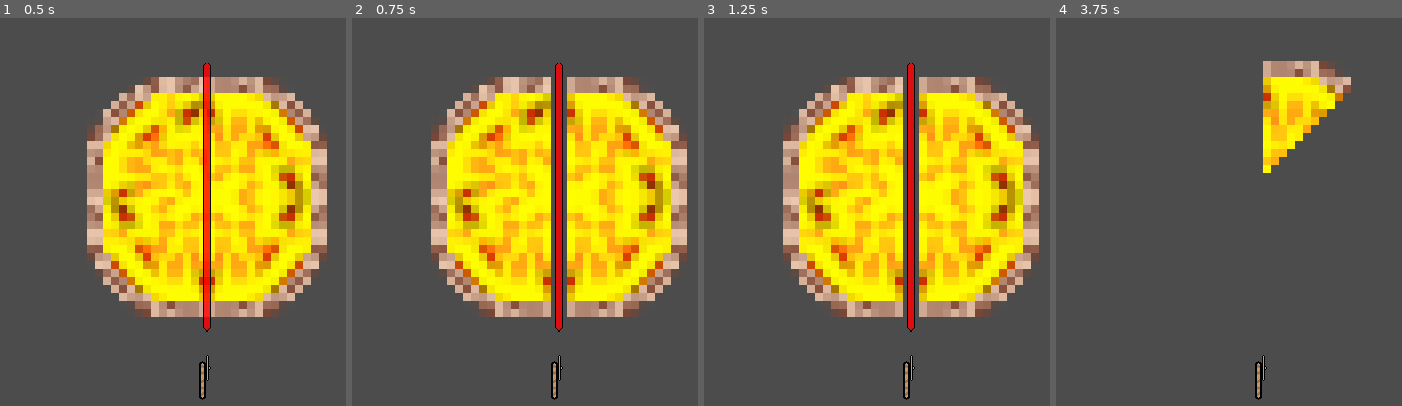
Above: before the commit, frames 1-4 (left to right).
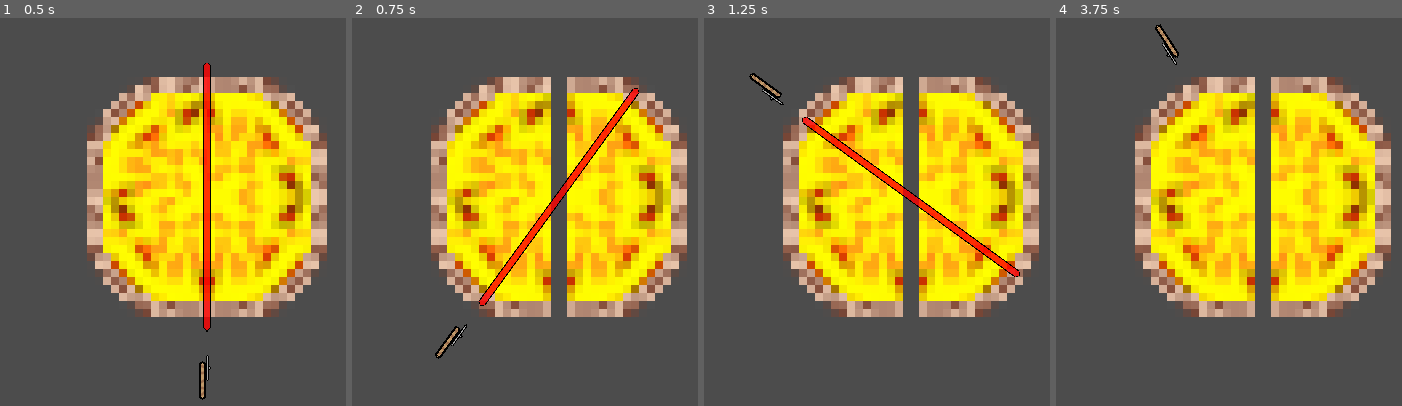
Above: after the commit, the same moments.

Repository: swashdev/minigame-madness
Game: Godot game, scene res://mini/za/scenes/za_minigame.tscn
The game is run twice, just before and just after one commit, with the same random seed, the same clock (stepped at 60 frames per second) and the same inputs. This scene is started directly instead of the project's main scene.
Inputs:
- Up to frame 1 (0.5 s): no input
- Up to frame 2 (0.75 s): tap Enter at 0.5 s; hold Right (move_right) from 0.53 s (still down); hold Space (action) from 0.53 s (still down)
- Up to frame 3 (1.25 s): keep holding Right (move_right); keep holding Space (action); tap Up (move_up) at 0.77 s
- Up to frame 4 (3.75 s): release Space (action) at 1.28 s; tap Space (action) at 1.35, 2, 2.85 s; tap Up (move_up) at 1.52, 3.02 s; release Right (move_right) at 2.03 s; hold Left (move_left) 2.03-2.78 s; hold Space (action) 2.03-2.78 s; tap Enter at 2.75 s; hold Right (move_right) from 2.78 s (still down); hold Space (action) from 3.53 s (still down)

Frame 1 is identical in both runs. In frame 2, 3.5% of the frame differs, in the area x 23-83%, y 11-99%; in frame 3, 3.6%; in frame 4, 39%, in the area x 22-97%, y 1-99%.

Commit message:
[ZA] add code to check rotation & attempt a slice.
The `try_slice` function in ZaMinigame will check the rotation of the
slicer against the rotation of the slice guide.  If they are within a
certain margin of error of each other, the slice is done and the number
of slices is incremented.  Otherwise, the player is declared a loser.

The function wraps the rotations of both the slicer guide and the slicer
itself to try and ensure that the guide can be attacked from either
side.

This function has been implemented in the minigame's mainloop.

Diff:
--- a/mini/za/scripts/za_minigame.gd
+++ b/mini/za/scripts/za_minigame.gd
@@ -2,14 +2,24 @@
 # A script for the "Slice that 'Za!" minigame.
 
 
+# The margin of error for the slicer's rotation during slicing.
+const MARGIN_OF_ERROR: float = 5.0
+
 # Used to store whether or not the 'za is fully sliced.
 var _sliced: bool = false
 
+# Used to store the number of successful slices.
+var _slices: int = 0
 
+
+# For testing.
+func _ready():
+	start()
 # The mainloop for the minigame.
 func _process( _delta ):
-	if Input.is_action_just_pressed( "action" ):
-		$Za.slice()
+	if _unlock_controls:
+		if Input.is_action_just_pressed( "action" ):
+			try_slice()
 
 
 # Starts the minigame by unlocking the controls.
@@ -24,6 +34,24 @@
 	$Slicer.allow_movement = false
 	$Slicer/Guideline.hide()
 	$SliceGuide.hide()
+
+
+# Tries to slice the 'za based on the slicer's current position.
+func try_slice():
+	# A slice is successful if the slicer is within the tolerance level of
+	# the guide's rotation.
+	var slicer_rot = wrapf( $Slicer.rotation_degrees,
+			-MARGIN_OF_ERROR, 180.0 - MARGIN_OF_ERROR )
+	var guider_rot = wrapf( $SliceGuide.rotation_degrees,
+			-MARGIN_OF_ERROR, 180.0 - MARGIN_OF_ERROR )
+	# If the player is not within the margin of error, they lose.
+	if slicer_rot < (guider_rot - MARGIN_OF_ERROR) \
+	or slicer_rot > (guider_rot + MARGIN_OF_ERROR):
+		decide()
+	# If they are, the slice is done and the guide repositioned.
+	else:
+		_slices += 1
+		$Za.slice()
 
 
 # Decide whether the player has won the minigame.
